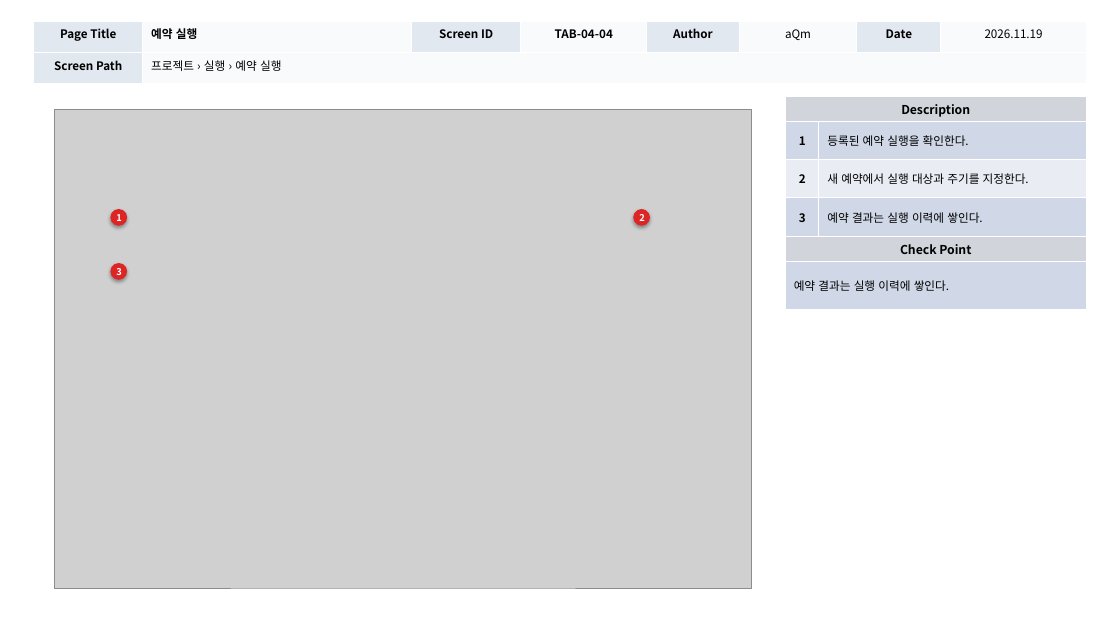
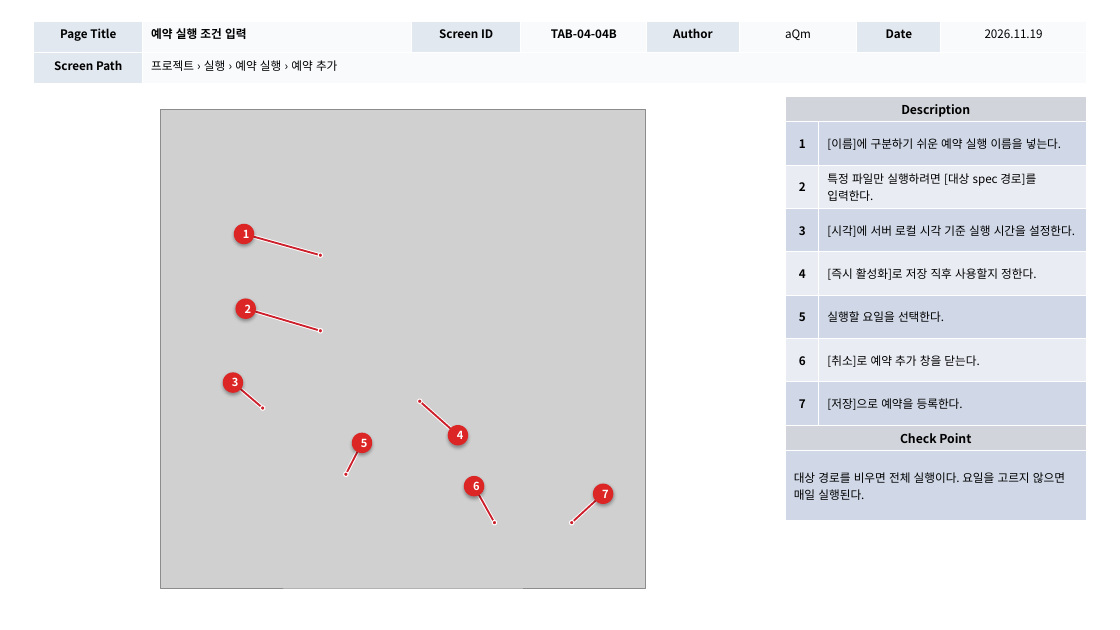
Before and after one commit to digitalist-corp/AI-TestOps, a slide deck: slide 30 of docs/aQm-산출물/AI-TestOps_UI설계서_(v1.0)_20261119.pptx (slide 22 before the commit). Drawn at 1120x630 pixels with LibreOffice and Linux fonts; fonts in the diff are those of the drawing; grey boxes stand for pictures. Boxes give left, top, right and bottom in pixels: in the first picture for what was removed or moved away, otherwise in the second. Text is boxed around its words. In the diff, an @@ line names an element or a change of style, - is before the commit and + after.

Commit message:
docs: UI 화면설계서 사용자 흐름과 조작 위치 보완

```diff
--- a/docs/aQm-산출물/AI-TestOps_UI설계서_(v1.0)_20261119.pptx
+++ b/docs/aQm-산출물/AI-TestOps_UI설계서_(v1.0)_20261119.pptx
@@ table at box(34, 21, 1086, 84) @@
-row 1, column 2: 예약 실행
+row 1, column 2: 예약 실행 조건 입력
-row 1, column 4: TAB-04-04
+row 1, column 4: TAB-04-04B
-row 2, column 2: 프로젝트 › 실행 › 예약 실행
+row 2, column 2: 프로젝트 › 실행 › 예약 실행 › 예약 추가
@@ picture: place and size @@
-picture at box(55, 109, 752, 588)
+picture at box(160, 109, 645, 588)
@@ table at box(786, 97, 1086, 521) @@
-row 2: 1 | 등록된 예약 실행을 확인한다.
-row 3: 2 | 새 예약에서 실행 대상과 주기를 지정한다.
-row 4: 3 | 예약 결과는 실행 이력에 쌓인다.
+row 2: 1 | [이름]에 구분하기 쉬운 예약 실행 이름을 넣는다.
+row 3: 2 | 특정 파일만 실행하려면 [대상 spec 경로]를 입력한다.
+row 4: 3 | [시각]에 서버 로컬 시각 기준 실행 시간을 설정한다.
+row 5: 4 | [즉시 활성화]로 저장 직후 사용할지 정한다.
+row 6: 5 | 실행할 요일을 선택한다.
+row 7: 6 | [취소]로 예약 추가 창을 닫는다.
+row 8: 7 | [저장]으로 예약을 등록한다.
-row 10, column 1: 예약 결과는 실행 이력에 쌓인다.
+row 10, column 1: 대상 경로를 비우면 전체 실행이다. 요일을 고르지 않으면 매일 실행된다.
@@ ellipse "1": place and size @@
-ellipse "1" at box(110, 209, 127, 226)
+ellipse "1" at box(234, 223, 254, 244)
@@ line added from (253, 236) to (320, 255), #FFFFFF 3.19 pt @@
@@ line added from (253, 236) to (320, 255), #CC202C 1.6 pt @@
@@ ellipse added at box(318, 253, 323, 257), fill #CC202C, outline #FFFFFF 0.91 pt @@
@@ ellipse "2": place and size @@
-ellipse "2" at box(634, 209, 650, 226)
+ellipse "2" at box(235, 298, 255, 318)
@@ line added from (255, 312) to (320, 331), #FFFFFF 3.19 pt @@
@@ line added from (255, 312) to (320, 331), #CC202C 1.6 pt @@
@@ ellipse added at box(318, 329, 323, 333), fill #CC202C, outline #FFFFFF 0.91 pt @@
@@ size 8 to 9.5 pt in 3 elements at box(234, 223, 254, 244), box(235, 298, 255, 318), box(223, 372, 243, 392) @@
@@ ellipse "3": place and size @@
-ellipse "3" at box(110, 263, 127, 280)
+ellipse "3" at box(223, 372, 243, 392)
@@ line added from (239, 388) to (263, 408), #FFFFFF 3.19 pt @@
@@ line added from (239, 388) to (263, 408), #CC202C 1.6 pt @@
@@ ellipse added at box(260, 406, 265, 410), fill #CC202C, outline #FFFFFF 0.91 pt @@
@@ ellipse added at box(418, 399, 422, 403), fill #CC202C, outline #FFFFFF 0.91 pt @@
@@ line added from (420, 402) to (451, 429), #FFFFFF 3.19 pt @@
@@ line added from (420, 402) to (451, 429), #CC202C 1.6 pt @@
@@ ellipse added at box(352, 433, 372, 453), fill #DC2626, 9.5 pt, text #FFFFFF, bold @@
+5
@@ ellipse added at box(448, 425, 468, 445), fill #DC2626, 9.5 pt, text #FFFFFF, bold @@
+4
@@ ellipse added at box(344, 472, 348, 476), fill #CC202C, outline #FFFFFF 0.91 pt @@
@@ line added from (346, 475) to (358, 451), #FFFFFF 3.19 pt @@
@@ line added from (346, 475) to (358, 451), #CC202C 1.6 pt @@
@@ ellipse added at box(464, 476, 484, 497), fill #DC2626, 9.5 pt, text #FFFFFF, bold @@
+6
@@ line added from (479, 494) to (495, 523), #FFFFFF 3.19 pt @@
@@ line added from (479, 494) to (495, 523), #CC202C 1.6 pt @@
@@ line added from (572, 523) to (597, 500), #FFFFFF 3.19 pt @@
@@ line added from (572, 523) to (597, 500), #CC202C 1.6 pt @@
@@ ellipse added at box(593, 484, 613, 504), fill #DC2626, 9.5 pt, text #FFFFFF, bold @@
+7
@@ ellipse added at box(492, 521, 497, 525), fill #CC202C, outline #FFFFFF 0.91 pt @@
@@ ellipse added at box(570, 521, 574, 525), fill #CC202C, outline #FFFFFF 0.91 pt @@
```
Also in this commit, not shown: 24 other slides changed, 22 slides added, 8 slides removed.
